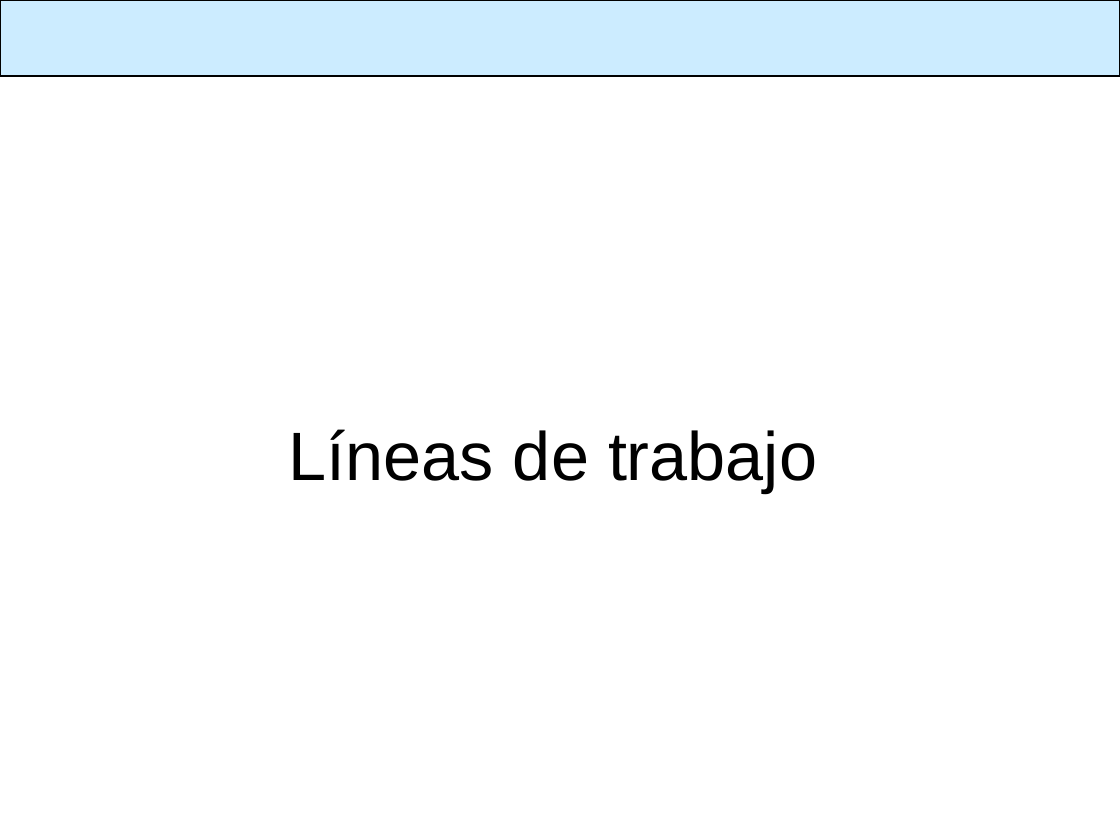
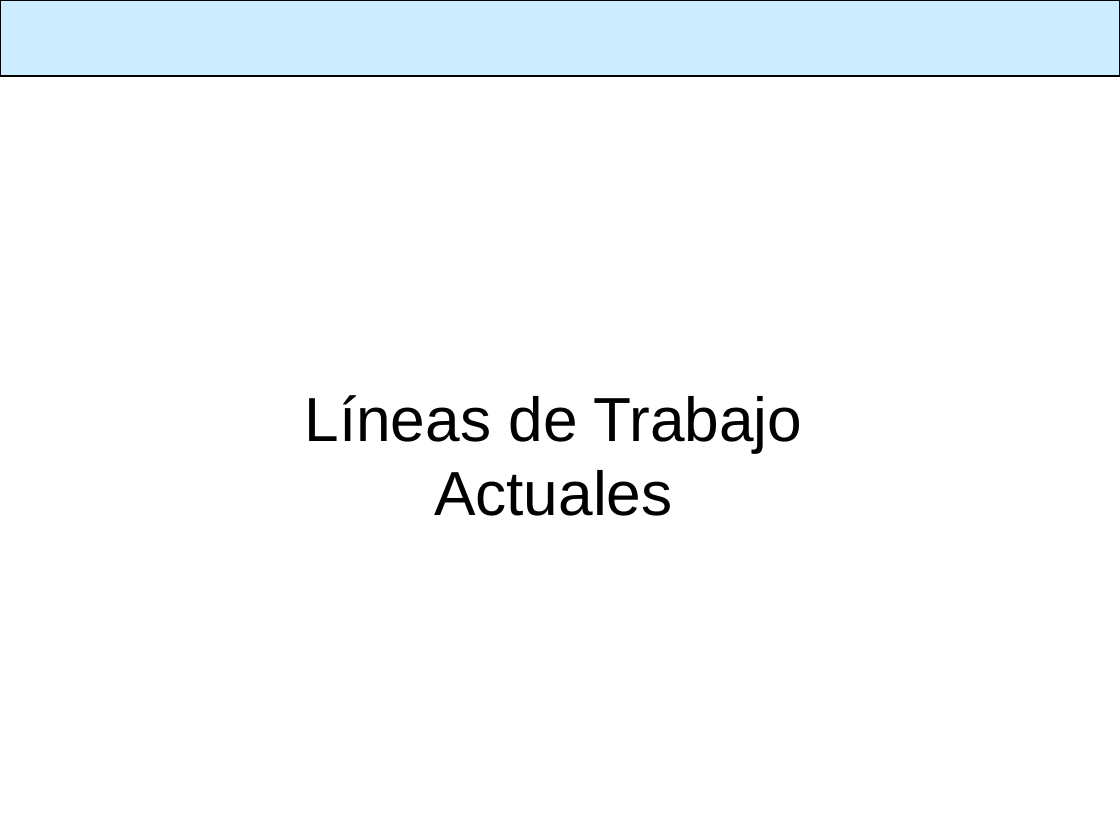
Before and after one commit to SIU-Toba/framework, a slide deck: slide 14 of doc/presentacion/1er Comite Usuarios.ppt. Drawn at 1120x840 pixels with LibreOffice and Linux fonts; fonts in the diff are those of the drawing; background and template pictures are left out. Boxes give left, top, right and bottom in pixels: in the first picture for what was removed or moved away, otherwise in the second. Text is boxed around its words. In the diff, an @@ line names an element or a change of style, - is before the commit and + after.

```diff
--- a/doc/presentacion/1er Comite Usuarios.ppt
+++ b/doc/presentacion/1er Comite Usuarios.ppt
@@ title at (305, 395, 802, 516): text changed; size 44 to 40 pt @@
-Líneas de trabajo
+Líneas de Trabajo
+Actuales
```
Also in this commit, not shown: 7 other slides changed, 2 slides added, 2 slides removed.
